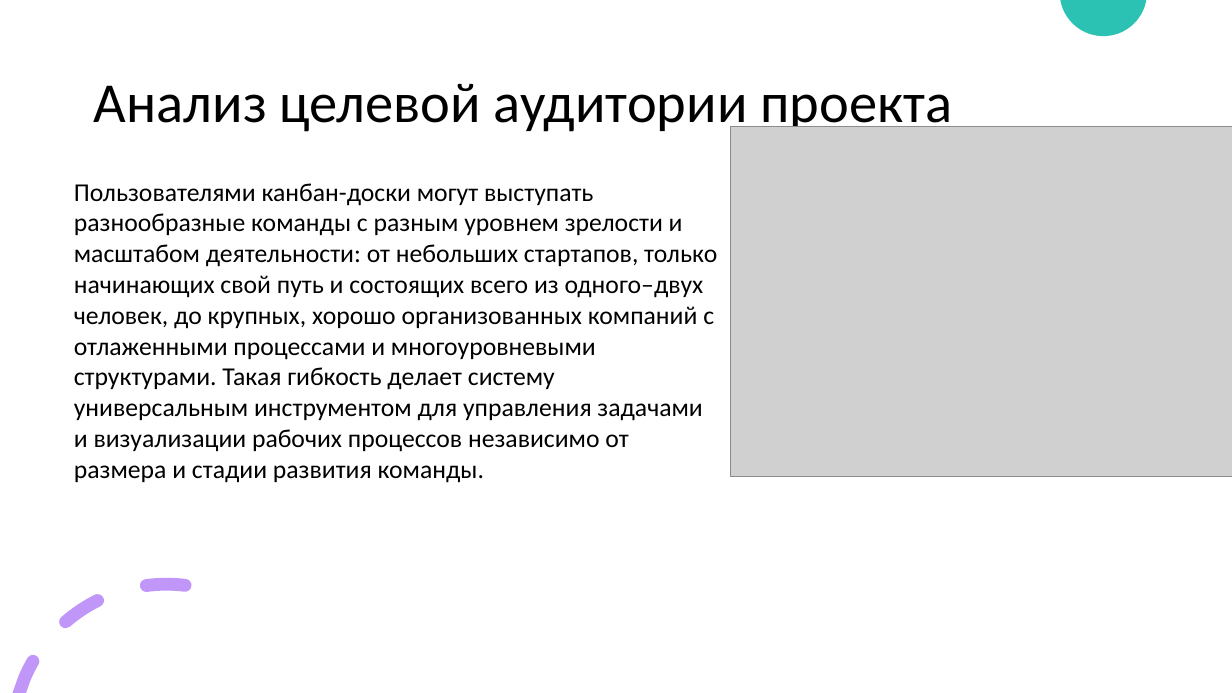
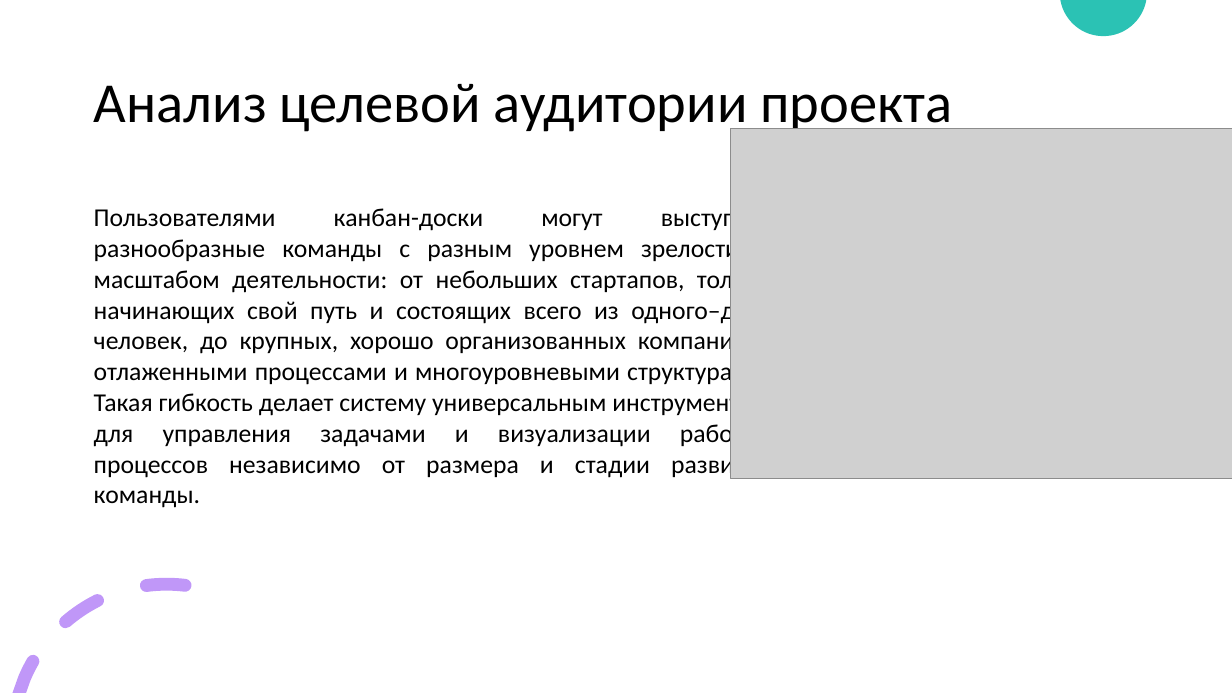
Before and after one commit to r0mbaa/Kanban-Board, a slide deck: slide 4 of Paperwork/РПС_Презентация_к_проекту.pptx (slide 10 before the commit). Drawn at 1232x693 pixels with LibreOffice and Linux fonts; fonts in the diff are those of the drawing; grey boxes stand for pictures. Boxes give left, top, right and bottom in pixels: in the first picture for what was removed or moved away, otherwise in the second. Text is boxed around its words. In the diff, an @@ line names an element or a change of style, - is before the commit and + after.

```diff
--- a/Paperwork/РПС_Презентация_к_проекту.pptx
+++ b/Paperwork/РПС_Презентация_к_проекту.pptx
@@ text "Пользователями канбан-доски могут выступать разнообразные ...": place and size @@
-text "Пользователями канбан-доски могут выступать разнообразные ..." at box(74, 183, 717, 483)
+text "Пользователями канбан-доски могут выступать разнообразные ..." at box(94, 205, 770, 479)
@@ text "Пользователями канбан-доски могут выступать разнообразные ..." at box(94, 205, 770, 479): alignment left to justified @@
```
Also in this commit, not shown: 9 other slides changed.
